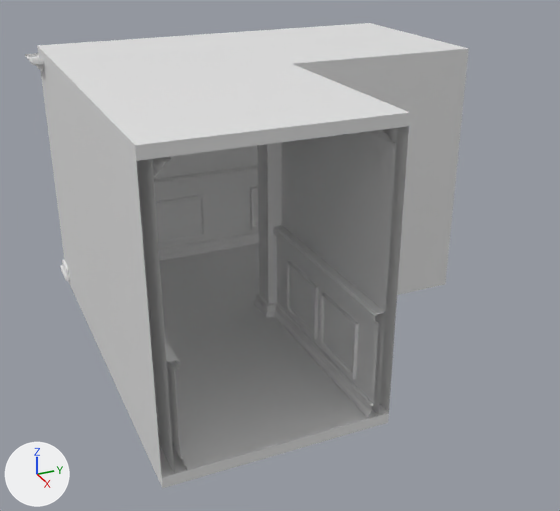
A saved change to the FBX model Horror Hotel/Assets/Models/Modulair/GangHoek.fbx.
Camera for both pictures: a 50 mm camera at (6.86, -2.97, 4.07) aimed at (0.26, 0.0, 0.77). The lights are fixed; the arrows at lower left show +X, +Y and +Z. The picture after the commit comes second. Where no turn or scale is listed for an object, it has been applied to the vertices.

The scene before the commit, as lines of its bpy script (objects in view):
```python
ob_muur_002 = bpy.data.objects.new('muur.002', me_cube_050)
ob_muur_002.location = (-0.75, -0.875, 0.0)
ob_muur_006 = bpy.data.objects.new('muur.006', me_cube_051)
ob_muur_006.location = (1.25, -0.875, 0.0)
ob_muur_008 = bpy.data.objects.new('muur.008', me_cube_106)
ob_muur_008.location = (1.25, -0.875, 0.0)
ob_muur_008.rotation_euler = (1.571, 0.0, 0.0)  # degrees (90, 0, 0)
ob_muur_008.scale = (0.01, 0.01, 0.01)
ob_pilaar_decoratie_2_002 = bpy.data.objects.new('pilaar decoratie 2.002', me_cube_047)
ob_pilaar_decoratie_2_002.location = (-1.625, -1.75, 0.1)
ob_vloer_007 = bpy.data.objects.new('vloer.007', me_cube_049)
ob_vloer_007.location = (-0.75, -0.875, 0.0)
ob_vloer_009 = bpy.data.objects.new('vloer.009', me_cube_037)
ob_vloer_009.location = (1.25, -0.875, 0.0)
ob_vloer_018 = bpy.data.objects.new('vloer.018', me_cube_095)
ob_vloer_018.location = (-0.75, 1.125, 2.6)
ob_vloer_019 = bpy.data.objects.new('vloer.019', me_cube_096)
ob_vloer_019.location = (1.25, -0.875, 2.6)
ob_vloer_020 = bpy.data.objects.new('vloer.020', me_cube_097)
ob_vloer_020.location = (-0.75, -0.875, 2.6)
# me_cube_095
# before: 0 (-1.0, -1.0, 0.0), 1 (-1.0, -1.0, 0.1) at pixel (217, 33), 2 (-1.0, 1.0, 0.0), 3 (-1.0, 1.0, 0.1) at pixel (369, 22), 4 (1.0, -1.0, 0.0)
# before: 5 (1.0, -1.0, 0.1) at pixel (291, 63), 6 (1.0, 1.0, 0.0) at pixel (467, 58), 7 (1.0, 1.0, 0.1) at pixel (468, 48)
# me_cube_097
# before: 0 (-1.0, -1.0, 0.0) at pixel (38, 55), 1 (-1.0, -1.0, 0.1) at pixel (37, 45), 2 (-1.0, 1.0, 0.0), 3 (-1.0, 1.0, 0.1) at pixel (217, 33), 4 (1.0, -1.0, 0.0) at pixel (74, 94)
# before: 5 (1.0, -1.0, 0.1) at pixel (73, 82), 6 (1.0, 1.0, 0.0), 7 (1.0, 1.0, 0.1) at pixel (291, 63)
# me_cube_096
# before: 0 (-1.0, -1.0, 0.0) at pixel (74, 94), 1 (-1.0, -1.0, 0.1) at pixel (73, 82), 2 (-1.0, 1.0, 0.0), 3 (-1.0, 1.0, 0.1) at pixel (291, 63), 4 (1.0, -1.0, 0.0) at pixel (136, 160)
# before: 5 (1.0, -1.0, 0.1) at pixel (135, 145), 6 (1.0, 1.0, 0.0) at pixel (409, 126), 7 (1.0, 1.0, 0.1) at pixel (410, 112)
# also in view: 'pilaar.003' at (0.13, 0.0, 1.35); 'muur.005' at (-1.64, 1.13, 1.35); 'muur.007' at (0.14, 1.12, 1.35); 'vloer.008' at (-0.75, 1.13, 0.05); 'muur.001' at (-1.64, -0.88, 1.35)
```
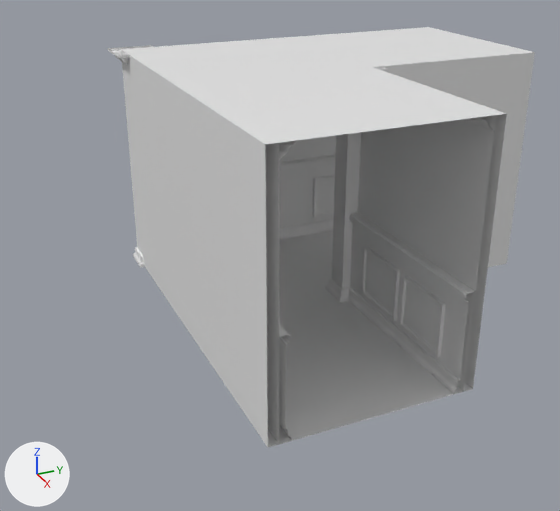
What changed in the scene script:
```text
Change me_cube_095:
    used by ob_vloer_018; location = (-0.75, 1.125, 2.6)
    verts and faces of me_cube_095; kept vertices keep their numbers, new ones are numbered from 8
    remove me_cube_095.from_pydata(...)  # 8 vertices, 6 faces; spans x -1.0..1.0, y -1.0..1.0, z 0.0..0.1
    add me_cube_095.from_pydata(...)  # 4 vertices, 1 face; spans x -1.0..1.0, y -1.0..1.0, z 0.0
    me_cube_095 part 2
    add delete_vertices([1, 3, 5, 7])  # with the faces that use them
Change me_cube_097:
    used by ob_vloer_020; location = (-0.75, -0.875, 2.6)
    verts and faces of me_cube_097; kept vertices keep their numbers, new ones are numbered from 8
    remove me_cube_097.from_pydata(...)  # 8 vertices, 6 faces; spans x -1.0..1.0, y -1.0..1.0, z 0.0..0.1
    add me_cube_097.from_pydata(...)  # 4 vertices, 1 face; spans x -1.0..1.0, y -1.0..1.0, z 0.0
    me_cube_097 part 3
    add delete_vertices([1, 3, 5, 7])  # with the faces that use them
Change me_cube_096:
    used by ob_vloer_019; location = (1.25, -0.875, 2.6)
    verts and faces of me_cube_096; kept vertices keep their numbers, new ones are numbered from 8
    remove me_cube_096.from_pydata(...)  # 8 vertices, 6 faces; spans x -1.0..1.0, y -1.0..1.0, z 0.0..0.1
    add me_cube_096.from_pydata(...)  # 4 vertices, 1 face; spans x -1.0..1.0, y -1.0..1.0, z 0.0
    me_cube_096 part 1
    add delete_vertices([1, 3, 5, 7])  # with the faces that use them
Change ob_pilaar_decoratie_2_002:
    ob_pilaar_decoratie_2_002.location: (-1.625, -1.75, 0.1) -> (-1.625, -0.875, 0.1)
Change ob_vloer_018:
    ob_vloer_018.location: (-0.75, 1.125, 2.6) -> (-0.75, 2.0, 2.6)
Change ob_vloer_007:
    ob_vloer_007.location: (-0.75, -0.875, 0.0) -> (-0.75, 0.0, 0.0)
Change ob_vloer_009:
    ob_vloer_009.location: (1.25, -0.875, 0.0) -> (1.25, 0.0, 0.0)
Change ob_muur_001:
    ob_muur_001.location: (-0.75, -0.875, 0.0) -> (1.25, 0.0, 0.0)
    ob_muur_001.rotation_euler: (1.571, 0.0, 1.571) -> (1.571, 0.0, 0.0)  # degrees (90, 0, 90) -> degrees (90, 0, 0)
Change ob_muur_002:
    ob_muur_002.location: (-0.75, -0.875, 0.0) -> (-0.75, 0.0, 0.0)
Change ob_vloer_020:
    ob_vloer_020.location: (-0.75, -0.875, 2.6) -> (-0.75, 0.0, 2.6)
Change ob_pilaar_decoratie_002:
    ob_pilaar_decoratie_002.location: (-1.625, -1.75, 2.3) -> (-1.625, -0.875, 2.3)
Change ob_vloer_019:
    ob_vloer_019.location: (1.25, -0.875, 2.6) -> (1.25, 0.0, 2.6)
Change ob_muur_008:
    ob_muur_008.location: (1.25, -0.875, 0.0) -> (-0.75, 2.0, 0.0)
    ob_muur_008.rotation_euler: (1.571, 0.0, 0.0) -> (1.571, 0.0, -1.571)  # degrees (90, 0, 0) -> degrees (90, 0, -90)
Change ob_muur_006:
    ob_muur_006.location: (1.25, -0.875, 0.0) -> (1.25, 0.0, 0.0)
```

Where the change shows, as pixel boxes [x1, y1, x2, y2] in the pictures (560 x 511 px):
'muur.006', moved
    before: [75, 95, 188, 478]
    after: [176, 86, 295, 447]
'muur.001', moved, turned
    before: [153, 150, 230, 261]
    after: [348, 114, 507, 394]
'muur.008', moved, turned
    before: [273, 126, 409, 419]
    after: [374, 52, 535, 268]
'vloer.009', moved
    before: [103, 316, 389, 488]
    after: [268, 300, 472, 448]
'vloer.019', reshaped, moved (20% shorter)
    before: [74, 64, 410, 161]
    after: [176, 67, 506, 144]
'muur.002', moved
    before: [39, 56, 103, 350]
    after: [121, 50, 189, 331]
'vloer.020', reshaped, moved (21% shorter)
    before: [37, 33, 291, 94]
    after: [121, 37, 371, 85]
'vloer.007', moved
    before: [68, 248, 264, 359]
    after: [279, 237, 337, 313]
'vloer.018', reshaped, moved (20% shorter)
    before: [218, 23, 469, 73]
    after: [288, 27, 532, 67]
'pilaar decoratie.002', moved
    before: [25, 53, 44, 72]
    after: [107, 45, 153, 65]
'pilaar decoratie 2.002', moved
    before: [60, 260, 70, 281]
    after: [133, 247, 145, 268]
part 1 of me_cube_096, deleted
    before: [74, 64, 410, 161]
part 2 of me_cube_095, deleted
    before: [218, 23, 469, 73]
part 3 of me_cube_097, deleted
    before: [37, 33, 291, 94]
'muur.007', unchanged, covered by the edit
    before: [314, 58, 468, 287]
    after: [279, 147, 293, 239]
